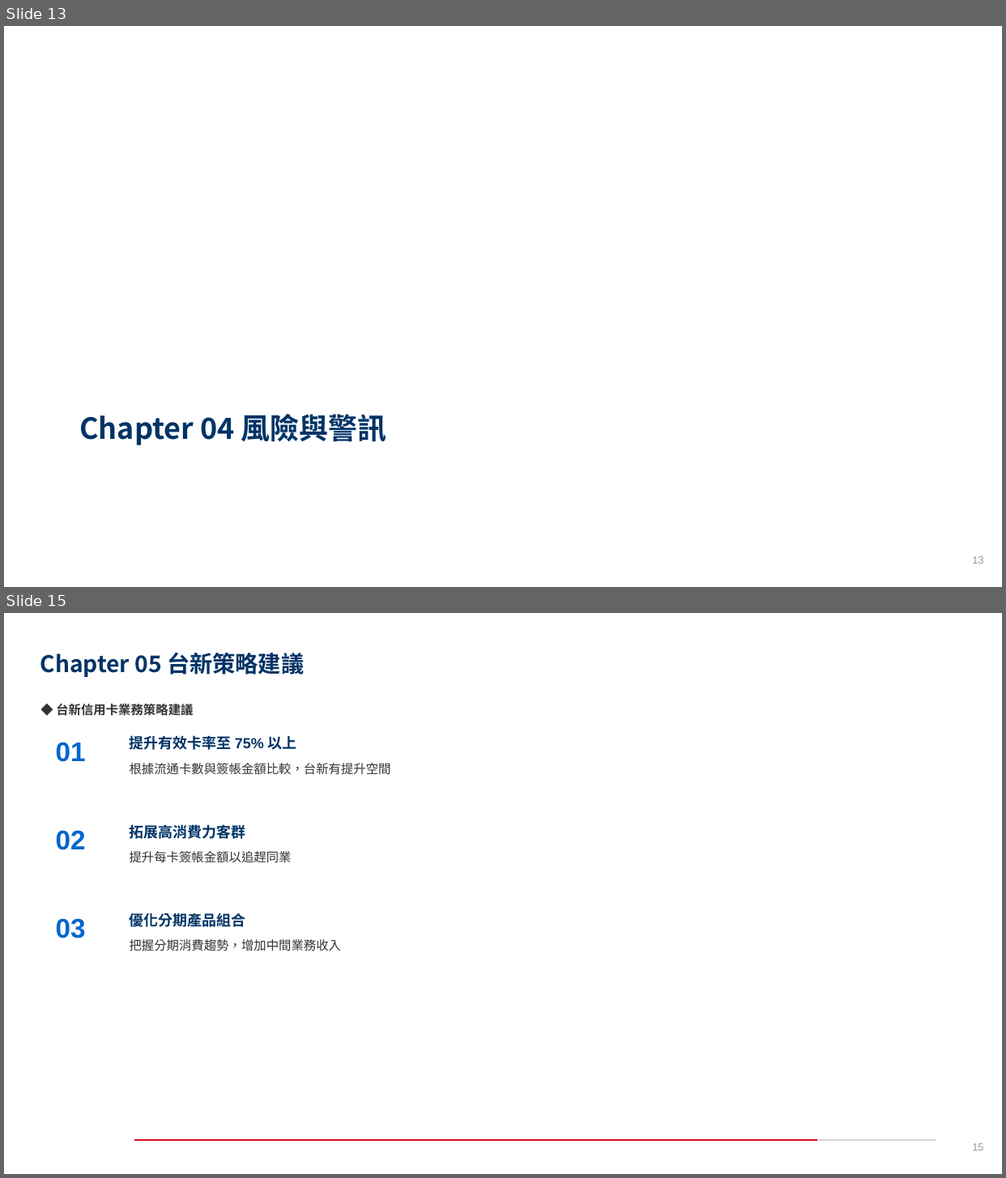
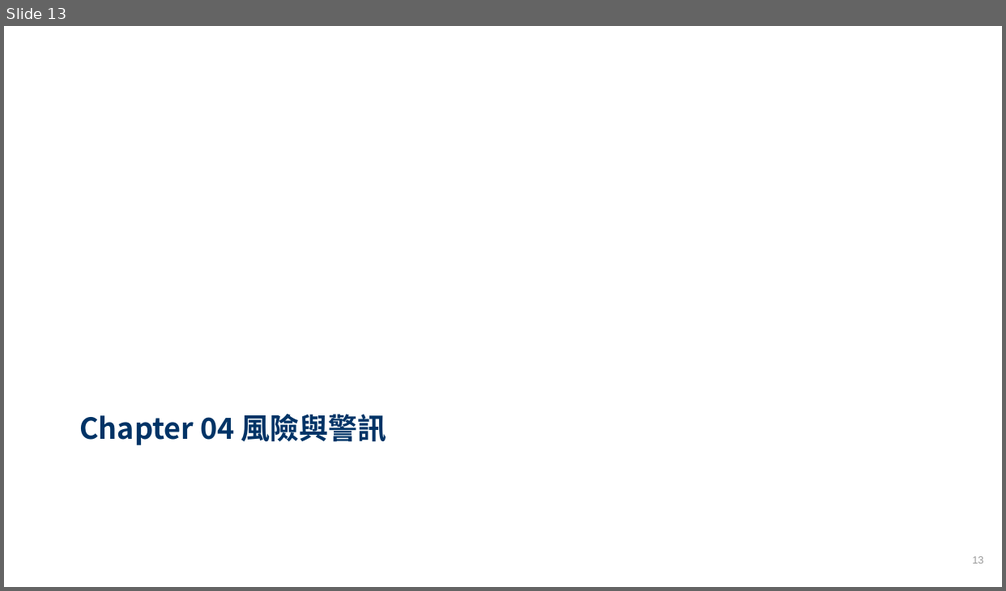
Before and after one commit to stoy95536/2026_AWS_Contest, a slide deck: outputs/final_presentation.pptx. Shown one above the other, each under a label of ours: slides 13 and 15 before the commit, slide 13 after it; the slides between them are not shown. The pictures are 1006x1178 and 1006x591 pixels, drawn with LibreOffice and Linux fonts; fonts in the diff are those of the drawing; background and template pictures are left out. Boxes give left, top, right and bottom in pixels: in the first picture for what was removed or moved away, otherwise in the second. Text is boxed around its words. In the diff, an @@ line names an element or a change of style, - is before the commit and + after.

```diff
--- a/outputs/final_presentation.pptx
+++ b/outputs/final_presentation.pptx
@@ slide 15 removed at [4,613,1002,1174], background #FFFFFF @@
@@ title removed at [40,653,304,677] @@
-Chapter 05 台新策略建議
@@ text removed at [56,704,193,716] @@
-◆ 台新信用卡業務策略建議
@@ text removed at [56,742,86,762] @@
-01
@@ text removed at [130,735,297,750] @@
-提升有效卡率至 75% 以上
@@ text removed at [130,763,391,775] @@
-根據流通卡數與簽帳金額比較，台新有提升空間
@@ text removed at [56,830,86,850] @@
-02
@@ text removed at [130,824,246,839] @@
-拓展高消費力客群
@@ text removed at [130,851,292,863] @@
-提升每卡簽帳金額以追趕同業
@@ text removed at [56,918,86,939] @@
-03
@@ text removed at [130,914,246,927] @@
-優化分期產品組合
@@ text removed at [130,939,342,952] @@
-把握分期消費趨勢，增加中間業務收入
@@ line removed from (135, 1141) to (818, 1141) @@
@@ line removed from (936, 1141) to (818, 1141) @@
@@ text removed at [972,1144,983,1151] @@
-15
```
Also in this commit, not shown: 8 slides changed, 2 slides added, 1 other slide removed, 9 other files.
